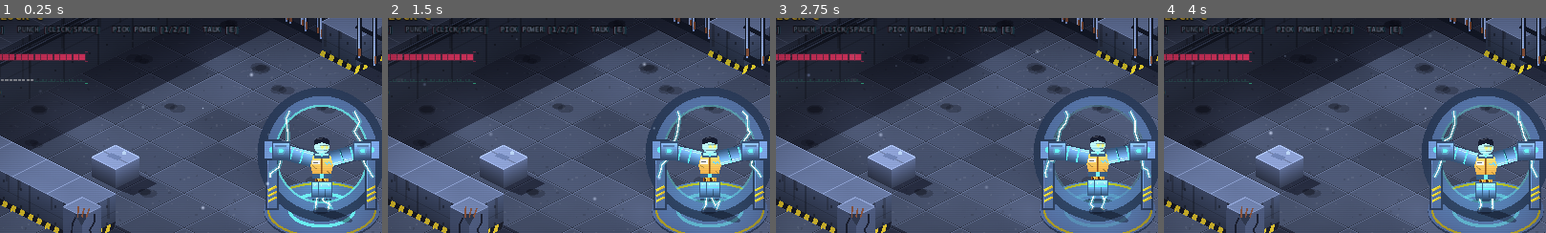
Above: before the commit, frames 1-4 (left to right).
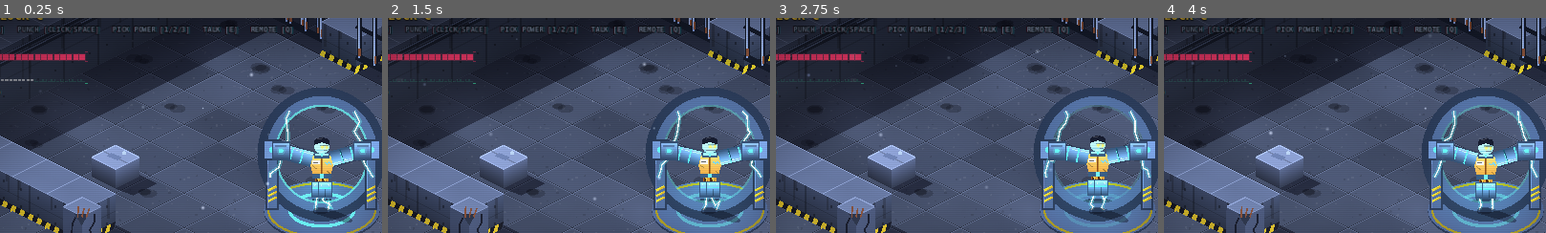
Above: after the commit, the same moments.

Repository: Noj-eng/inescapable-prison
Game: Godot game, scene res://scenes/main.tscn
The game is run twice, just before and just after one commit, with the same random seed, the same clock (stepped at 60 frames per second) and the same inputs.
Inputs (mouse positions are % of the whole screen's width and height, from its top left):
- Up to frame 1 (0.25 s): no input
- Up to frame 2 (1.5 s): tap Enter at 0.5 s; move the mouse to (72, 45) at 0.52 s; hold D 0.53-1.25 s; hold E 0.53-1.25 s; click (72, 45) at 0.67 s; tap Space at 0.77 s; drag from (30, 55) to (45, 70) at 1.27 s
- Up to frame 3 (2.75 s): move the mouse to (60, 28) at 2.02 s; hold D from 2.03 s (still down); hold E from 2.03 s (still down); tap 1 at 2.1 s
- Up to frame 4 (4 s): release D at 2.75 s; release E at 2.75 s; drag from (45, 70) to (20, 35) at 2.77 s; move the mouse to (80, 65) at 3.52 s; hold A from 3.53 s (still down); hold E from 3.53 s (still down); tap 3 at 3.6 s; tap Space at 3.77 s
The pictures show only the part of the screen within x 8-58%, y 5-55%; the shares and areas given below are measured in that part.

The runs differ from the first frame. In frame 1, 0.2% of the frame differs, in the area x 65-77%, y 3-8%; in frame 2, 0.2%; in frame 3, 0.2%; in frame 4, 0.2%.

Commit message:
120-degree punch arc with a shader swipe, Kinetic Reach power, Medical Wing with Nurse Greta
Co-Authored-By: Claude Opus 5.5 <noreply@anthropic.com>
Claude-Session: https://claude.ai/code/session_01Gct3uL3DFKS75zeRECKKZQ

Diff:
--- /dev/null
+++ b/scripts/greta.gd
@@ -0,0 +1,111 @@
+extends StaticBody2D
+## Nurse Greta. Thirty years on the night shift in the worst prison in the
+## world. She doesn't care who you are or what you did; she's just doing her
+## job. Walk up and press E and she patches you back to full health, once
+## per visit.
+
+signal patch_requested
+
+const FX := preload("res://scripts/fx.gd")
+const TALK_RANGE := 70.0
+const PATCH_LINES := [
+	"\"Sit. Don't bleed on my floor.\"",
+	"\"I don't care what you did. Arm.\"",
+	"\"Hold still. ...There. Next.\"",
+	"\"You're the fourth super-villain this week. Hold still.\"",
+	"\"Stitches. Don't pick at them. I won't do them twice.\"",
+]
+const DONE_LINES := [
+	"\"One patch-up per visit. Rules are rules.\"",
+	"\"You're fine. Go away.\"",
+	"\"I'm on break.\"",
+]
+
+var player: Node2D
+var near := false
+var used := false
+var _t := 0.0
+var _e_was_down := false
+var _gum := 0.0
+
+
+func _ready() -> void:
+	var shape := CollisionShape2D.new()
+	var circle := CircleShape2D.new()
+	circle.radius = 10.0
+	shape.shape = circle
+	add_child(shape)
+	# the cold white light over the nurse's station
+	var lamp := FX.make_light(Color(0.85, 1.0, 0.95), 0.8, 1.0)
+	lamp.position = Vector2(0, -60)
+	add_child(lamp)
+
+
+func line() -> String:
+	var pool: Array = DONE_LINES if used else PATCH_LINES
+	return pool[randi() % pool.size()]
+
+
+func _process(delta: float) -> void:
+	_t += delta
+	# every so often she blows a bubble of gum, out of sheer boredom
+	_gum = maxf(0.0, sin(_t * 0.9) * 1.6 - 0.6)
+	queue_redraw()
+	if not is_instance_valid(player) or player.dead:
+		return
+	var d := player.global_position - global_position
+	near = Vector2(d.x, d.y * 2.0).length() < TALK_RANGE
+	var down := Input.is_key_pressed(KEY_E)
+	if near and down and not _e_was_down:
+		patch_requested.emit()
+	_e_was_down = down
+
+
+func _draw() -> void:
+	FX.draw_character_shadow(self, 15.0, 40.0)
+	var o := Vector2.ZERO
+	var breathe := sin(_t * 1.5) * 0.6
+	# sturdy legs, white clogs
+	for side: int in [-1, 1]:
+		draw_line(o + Vector2(5 * side, -14), o + Vector2(5 * side, -2), Color("6f8c94"), 5.0)
+		draw_rect(Rect2(o + Vector2(5 * side - 3.5, -3), Vector2(7, 3.5)), Color("e8ecee"))
+	# broad body in teal scrubs, cardigan over the top
+	var body := Rect2(o + Vector2(-11, -38 + breathe), Vector2(22, 26 - breathe))
+	draw_rect(body.grow(1), Color("2c4a50"))
+	draw_rect(body, Color("5f9aa3"))
+	draw_rect(Rect2(body.position, Vector2(5, body.size.y)), Color("8a7c99"))           # cardigan, left
+	draw_rect(Rect2(body.position + Vector2(17, 0), Vector2(5, body.size.y)), Color("8a7c99"))  # cardigan, right
+	draw_line(body.position + Vector2(8, 4), body.position + Vector2(14, 4), Color("2c4a50"), 1.0)  # v-neck
+	# badge with a red cross and a pen in the pocket
+	draw_rect(Rect2(body.position + Vector2(6, 10), Vector2(6, 7)), Color("e8ecee"))
+	draw_line(body.position + Vector2(9, 11), body.position + Vector2(9, 16), Color("d33a3a"), 1.4)
+	draw_line(body.position + Vector2(7, 13.5), body.position + Vector2(11, 13.5), Color("d33a3a"), 1.4)
+	draw_line(body.position + Vector2(14, 9), body.position + Vector2(14, 14), Color("2a2a30"), 1.2)
+	# arms: one holds a clipboard, one hangs with a roll of tape
+	draw_line(body.position + Vector2(1, 3), o + Vector2(-14, -18), Color("8a7c99"), 5.0)
+	draw_circle(o + Vector2(-14, -17), 2.6, Color("d8b49a"))
+	draw_line(body.position + Vector2(21, 3), o + Vector2(10, -22), Color("8a7c99"), 5.0)
+	draw_rect(Rect2(o + Vector2(4, -30), Vector2(11, 14)), Color("a0764a"))   # clipboard
+	draw_rect(Rect2(o + Vector2(5.5, -28), Vector2(8, 11)), Color("f2f0e8"))
+	for i in 3:
+		draw_line(o + Vector2(7, -25 + i * 3), o + Vector2(12, -25 + i * 3), Color(0.4, 0.4, 0.45), 0.8)
+	# head: tight grey bun, half-moon glasses, flat unimpressed mouth
+	var head := o + Vector2(0, -46 + breathe)
+	draw_circle(head, 7.5, Color("d8b49a"))
+	draw_circle(head + Vector2(0, -6), 5.0, Color("9a9aa2"))   # bun
+	draw_arc(head + Vector2(0, -1), 7.5, PI * 1.05, PI * 1.95, 12, Color("9a9aa2"), 3.0)
+	draw_line(head + Vector2(-5, 0), head + Vector2(-1, 0), Color("2a2a30"), 1.2)
+	draw_line(head + Vector2(1, 0), head + Vector2(5, 0), Color("2a2a30"), 1.2)
+	draw_line(head + Vector2(-3, 4), head + Vector2(2, 4), Color("8a5a4a"), 1.2)
+	# the nurse's cap, slightly crooked
+	draw_rect(Rect2(head + Vector2(-5, -12), Vector2(9, 4)), Color("f2f4f5"))
+	draw_line(head + Vector2(-1, -11.5), head + Vector2(-1, -8.5), Color("d33a3a"), 1.0)
+	if _gum > 0.0:
+		draw_circle(head + Vector2(3, 5), 1.5 + _gum * 2.5, Color(1.0, 0.6, 0.8, 0.85))
+
+	if near:
+		var p := Vector2(0, -80 - absf(sin(_t * 3.0)) * 3.0)
+		var label := "[E] PATCHED" if used else "[E] PATCH UP"
+		draw_rect(Rect2(p + Vector2(-44, -10), Vector2(88, 18)), Color(0.04, 0.05, 0.08, 0.85))
+		draw_rect(Rect2(p + Vector2(-44, -10), Vector2(88, 18)), Color(0.6, 1.0, 0.85, 0.8), false, 1.0)
+		draw_string(FX.mono_font(), p + Vector2(-38, 3), label, HORIZONTAL_ALIGNMENT_LEFT, -1, 12, Color(0.75, 1.0, 0.9))
--- a/scripts/main.gd
+++ b/scripts/main.gd
@@ -13,6 +13,7 @@
 ##   G  a guard comes in here     M  a security robot comes in here
 ##   C  Captain Brask, the first boss
 ##   K  Turkey, the merchant in solitary
+##   N  Nurse Greta, who patches you up
 ##   v  a steam vent in the floor
 ##   w  a severed live wire hanging from the ceiling
 ##
@@ -161,6 +162,34 @@
 			"######################################",
 		],
 	},
+	{
+		"name": "THE MEDICAL WING",
+		"floor": "concrete",
+		"map": [
+			"####################################",
+			"#.c..c..c..c#.c..c..c..c#.c..c..c..#",
+			"#.b..b..b..b#.b..b..b..b#.b..b..b..#",
+			"#...G.......#....G......#.....G....#",
+			"#..v........#.......M...#...G......#",
+			"#.b..b..b..b#.b..b..b..b#.b..b..b..#",
+			"#...........#...........#..........#",
+			"#####..##########..##########..#####",
+			"#...................w..............#",
+			"#......v.o....G......o.....o.......#",
+			"#.P......................v.....G...#",
+			"#..........w...........M...........#",
+			"#..................................#",
+			"#####..##########..##########..#####",
+			"#...........#...........#..........#",
+			"#.xx........#..c...M.c..#........c.#",
+			"#.x.........#...........#..dddd....#",
+			"#.....G.....#....dd.....#...N......#",
+			"#.........x.#...G.......#..........#",
+			"#...x....xx.#..c...w.c..#.b..E..b..#",
+			"#...........#...........#..........#",
+			"####################################",
+		],
+	},
 ]
 
 const BlockScript := preload("res://scripts/block.gd")
@@ -180,6 +209,7 @@
 const LevelUpScript := preload("res://scripts/level_up.gd")
 const TurkeyScript := preload("res://scripts/turkey.gd")
 const ShopScript := preload("res://scripts/shop.gd")
+const GretaScript := preload("res://scripts/greta.gd")
 
 var level_index := 0
 var world: Node2D
@@ -195,6 +225,7 @@
 var level_up_screen: CanvasLayer
 var shop: CanvasLayer
 var turkey: Node2D
+var greta: Node2D
 var smokes_label: Control
 var _pending_level_ups := 0
 var _aftershock_timer := 20.0
@@ -264,6 +295,7 @@
 	rig = null
 	lift = null
 	turkey = null
+	greta = null
 	shop.stock.clear()
 	_total_enemies = 0
 	_aftershock_timer = randf_range(16.0, 24.0)
@@ -338,6 +370,13 @@
 					boss_at = at
 					has_boss = true
 				"E": lift_at = at
+				"N":
+					greta = StaticBody2D.new()
+					greta.set_script(GretaScript)
+					greta.position = at
+					greta.player = player
+					greta.patch_requested.connect(_on_patch_requested)
+					world.add_child(greta)
 				"K":
 					turkey = StaticBody2D.new()
 					turkey.set_script(TurkeyScript)
@@ -397,6 +436,9 @@
 		_run_opening()
 	elif turkey:
 		_run_solitary_intro()
+	elif greta:
+		_say("THE MEDICAL WING\nThe drones here sedate first and ask questions never.", Color("ffd23f"), 3.5)
+		_spawn_wave()
 	elif has_boss:
 		_run_boss_intro(boss_at)
 	else:
@@ -585,7 +627,9 @@
 	if lift:
 		lift.unlocked = true
 	if not await _wait(1.2): return
-	if turkey:
+	if greta:
+		_say("Ward clear.  Nurse Greta is at her station, if you need patching up.\nThe lift is open.", Color("8fffd0"), 4.0)
+	elif turkey:
 		_say("Corridor clear.  Turkey's open for business.\nThe lift is open when you're ready.", Color("ffc24a"), 4.0)
 	elif level_index + 1 < LEVELS.size() and LEVELS[level_index + 1].get("boss", false):
 		_say("One casing left.  It won't crack for small fry.\nThe lift is open.  The captain is waiting.", Color("5ff3ff"), 4.0)
@@ -595,7 +639,7 @@
 
 func _on_lift_entered() -> void:
 	if level_index + 1 >= LEVELS.size():
-		_say("NEXT: THE MEDICAL WING\nNurse Greta is on shift... (coming soon)", Color("ffd23f"), 6.0)
+		_say("NEXT: MESS HALL B\nCaptain Willis and the cafeteria squad are waiting... (coming soon)", Color("ffd23f"), 6.0)
 		return
 	var token := _level_token
 	var tween := create_tween()
@@ -685,6 +729,20 @@
 	smokes_label.text = "SMOKES  x %d" % n
 
 
+func _on_patch_requested() -> void:
+	if game_over:
+		return
+	if not greta.used and player.hp < player.max_hp:
+		var said: String = greta.line()
+		greta.used = true
+		player.heal(player.max_hp)
+		_say("NURSE GRETA:  " + said + "\nHealth fully restored.", Color("8fffd0"), 3.0)
+	elif not greta.used:
+		_say("NURSE GRETA:  \"You're not even hurt. Next.\"", Color("8fffd0"), 2.5)
+	else:
+		_say("NURSE GRETA:  " + greta.line(), Color("8fffd0"), 2.5)
+
+
 func on_remote_used() -> void:
 	_say("// CLICK //   EVERYONE FREEZES", Color("8fd8ff"), 1.2)
 
@@ -756,7 +814,7 @@
 	hud.add_child(alarm)
 
 	title_label = _chroma("", Vector2(28, 20), Vector2(600, 30), 20, Color("ffd23f"))
-	_chroma("MOVE [WASD]   PUNCH [CLICK/SPACE]   PICK POWER [1/2/3]   TALK [E]", Vector2(28, 48), Vector2(600, 20), 12, HUD_DIM)
+	_chroma("MOVE [WASD]   PUNCH [CLICK/SPACE]   PICK POWER [1/2/3]   TALK [E]   REMOTE [Q]", Vector2(28, 48), Vector2(600, 20), 12, HUD_DIM)
 
 	# Health meter
 	_chroma("VITALS", Vector2(28, 76), Vector2(200, 16), 11, HUD_DIM)
--- a/scripts/player.gd
+++ b/scripts/player.gd
@@ -17,7 +17,9 @@
 
 const HOVER := 16.0              # how high the rig holds the villain off the floor
 const PUNCH_REACH := 34.0        # how far a punch lands in front of him (floor distance)
-const PUNCH_ARC := 0.55          # how wide the punch hits (dot product with aim)
+const PUNCH_ARC := 0.5           # cos(60 degrees): the punch hits everything in a 120-degree arc
+const SWIPE_HALF_ANGLE := PI / 3.0
+const PUNCH_ARC_SHADER := preload("res://shaders/punch_arc.gdshader")
 const PUNCH_ANIM := 0.13         # seconds a punch is on screen
 const INVULNERABLE_TIME := 0.8   # seconds of safety after taking a hit
 
@@ -35,6 +37,7 @@
 const ABILITIES := {
 	"iron_knuckles": {"name": "TITAN FISTS", "text": "Your punches land like wrecking balls. +30% damage."},
 	"quick_hands": {"name": "HYPER REFLEXES", "text": "Your nerves fire like a machine. Punch 15% faster."},
+	"long_reach": {"name": "KINETIC REACH", "text": "Your blows shove a wall of force ahead of them. Punch range +20%."},
 	"shockwave_fist": {"name": "SEISMIC SLAM", "text": "Every 3rd punch splits the floor with a shockwave."},
 	"static_discharge": {"name": "STORM CALLER", "text": "Lightning arcs from you to the nearest enemy every few seconds."},
 	"shrapnel_orbit": {"name": "TELEKINETIC STORM", "text": "Your mind spins shards of broken casing around you."},
@@ -85,6 +88,11 @@
 var smokes := 0                  # contraband: Turkey's currency
 var relics := {}                 # relic id -> true
 var _xp_bonus := 0.0
+var _swipe_holder: Node2D
+var _swipe: MeshInstance2D
+var _swipe_mat: ShaderMaterial
+var _swipe_t := 1.0
+var _swipe_len := 0.12
 var remote_cooldown := 0.0
 var _q_was_down := false
 
@@ -130,6 +138,19 @@
 	_glow.position = Vector2(0, -24)
 	add_child(_glow)
 
+	# The swipe arc lives in a squashed holder so it lies flat on the iso floor.
+	_swipe_holder = Node2D.new()
+	_swipe_holder.position = Vector2(0, -18)
+	_swipe_holder.scale = Vector2(1.0, 0.5)
+	add_child(_swipe_holder)
+	_swipe = MeshInstance2D.new()
+	_swipe.mesh = _arc_mesh()
+	_swipe_mat = ShaderMaterial.new()
+	_swipe_mat.shader = PUNCH_ARC_SHADER
+	_swipe.material = _swipe_mat
+	_swipe.visible = false
+	_swipe_holder.add_child(_swipe)
+
 	_cam = Camera2D.new()
 	_cam.zoom = Vector2(1.8, 1.8)
 	_cam.position_smoothing_enabled = true
@@ -150,6 +171,9 @@
 
 func punch_cooldown() -> float:
 	return 0.22 * pow(0.85, rank("quick_hands"))
+
+func punch_reach() -> float:
+	return PUNCH_REACH * (1.0 + 0.2 * rank("long_reach")) * (1.3 if has_relic("handcuffs") else 1.0)
 
 func move_speed() -> float:
 	return 120.0 * (1.0 + 0.12 * rank("fleet_feet") + (0.1 if has_relic("slippers") else 0.0))
@@ -330,6 +354,10 @@
 # --- every frame -----------------------------------------------------------------
 
 func _process(delta: float) -> void:
+	if _swipe_t < 1.0:
+		_swipe_t = minf(1.0, _swipe_t + delta / _swipe_len)
+		_swipe_mat.set_shader_parameter("progress", _swipe_t)
+		_swipe.visible = _swipe_t < 1.0
 	if _shake_time > 0.0:
 		_shake_time -= delta
 		_cam.offset = Vector2(randf_range(-1, 1), randf_range(-1, 1)) * _shake_amount
@@ -426,7 +454,8 @@
 	_knock += Vector2(aim.x, aim.y * 0.5).normalized() * 90.0   # small lunge forward
 
 	var landed := false
-	var reach := PUNCH_REACH * (1.25 if heavy else 1.0) * (1.3 if has_relic("handcuffs") else 1.0)
+	var reach := punch_reach() * (1.25 if heavy else 1.0)
+	_start_swipe(reach, heavy)
 	var push := 1.4 if has_relic("weights") else 1.0
 	for enemy in get_tree().get_nodes_in_group("enemies"):
 		var d: Vector2 = enemy.global_position - global_position
@@ -447,6 +476,46 @@
 	if heavy and rank("shockwave_fist") > 0:
 		_shockwave_fist()
 	_combo = (_combo + 1) % 3
+
+
+## A unit 120-degree ring band facing +X; scaled to the punch reach when used.
+func _arc_mesh() -> ArrayMesh:
+	var verts := PackedVector2Array()
+	var uvs := PackedVector2Array()
+	var steps := 24
+	for i in steps + 1:
+		var t := float(i) / steps
+		var a := lerpf(-SWIPE_HALF_ANGLE, SWIPE_HALF_ANGLE, t)
+		var d := Vector2(cos(a), sin(a))
+		verts.append(d * 0.35)
+		uvs.append(Vector2(t, 0.0))
+		verts.append(d * 1.0)
+		uvs.append(Vector2(t, 1.0))
+	var idx := PackedInt32Array()
+	for i in steps:
+		var k := i * 2
+		idx.append_array([k, k + 1, k + 2, k + 1, k + 3, k + 2])
+	var arrays := []
+	arrays.resize(Mesh.ARRAY_MAX)
+	arrays[Mesh.ARRAY_VERTEX] = verts
+	arrays[Mesh.ARRAY_TEX_UV] = uvs
+	arrays[Mesh.ARRAY_INDEX] = idx
+	var mesh := ArrayMesh.new()
+	mesh.add_surface_from_arrays(Mesh.PRIMITIVE_TRIANGLES, arrays)
+	return mesh
+
+
+## Start the swipe animation: it sweeps across the punch arc and grows with reach.
+func _start_swipe(reach: float, heavy: bool) -> void:
+	_swipe_t = 0.0
+	_swipe_len = 0.16 if heavy else 0.11
+	_swipe.visible = true
+	_swipe.rotation = aim.angle()
+	_swipe.scale = Vector2.ONE * (reach + 10.0)
+	_swipe_mat.set_shader_parameter("sweep_dir", float(_punch_side))
+	_swipe_mat.set_shader_parameter("heavy", 1.0 if heavy else 0.0)
+	_swipe_mat.set_shader_parameter("tint", Color(1.0, 0.62, 0.3) if heavy else Color(0.75, 0.95, 1.0))
+	_swipe_mat.set_shader_parameter("progress", 0.0)
 
 
 func _hit_stop(seconds: float) -> void:
--- /dev/null
+++ b/shaders/punch_arc.gdshader
@@ -0,0 +1,36 @@
+shader_type canvas_item;
+render_mode blend_add, unshaded;
+// The punch swipe: a 120-degree band of light that sweeps across the arc
+// the punch covers. UV.x runs along the arc (0 = one end, 1 = the other),
+// UV.y runs from the inner edge (0) to the outer edge (1).
+
+uniform float progress = 0.0;            // 0 at the start of the swing, 1 at the end
+uniform float sweep_dir = 1.0;           // 1 sweeps left-to-right, -1 right-to-left
+uniform float heavy = 0.0;               // 1 for the heavy hook
+uniform vec4 tint : source_color = vec4(1.0, 0.92, 0.75, 1.0);
+
+varying vec2 v_uv;
+
+void vertex() {
+	v_uv = UV;
+	float along = sweep_dir > 0.0 ? UV.x : 1.0 - UV.x;
+	// The arc swells outward as it travels, and the leading edge bulges
+	// further out, like air being shoved ahead of the fist.
+	float swell = mix(0.82, 1.0 + 0.18 * progress + 0.12 * heavy, UV.y);
+	float lead = exp(-pow((along - progress * 1.15) * 7.0, 2.0));
+	vec2 outward = normalize(VERTEX + vec2(0.0001));
+	VERTEX = VERTEX * swell + outward * lead * UV.y * (0.12 + 0.1 * heavy);  // in mesh units: 1.0 = punch reach
+}
+
+void fragment() {
+	float along = sweep_dir > 0.0 ? v_uv.x : 1.0 - v_uv.x;
+	float head = progress * 1.15;
+	// bright at the leading edge, fading out along the tail
+	float trail = smoothstep(head - 0.55, head, along) * (1.0 - smoothstep(head, head + 0.04, along));
+	float body = smoothstep(0.0, 0.5, v_uv.y) * 0.55;
+	float rim = smoothstep(0.55, 0.92, v_uv.y) * (1.0 - smoothstep(0.92, 1.0, v_uv.y));
+	float fade = 1.0 - smoothstep(0.65, 1.0, progress);
+	float a = clamp(trail * (body + rim * 1.6) * fade * (1.3 + 0.5 * heavy), 0.0, 1.0);
+	vec3 col = mix(tint.rgb, vec3(1.0), rim * 0.55);
+	COLOR = vec4(col * a, a);
+}
